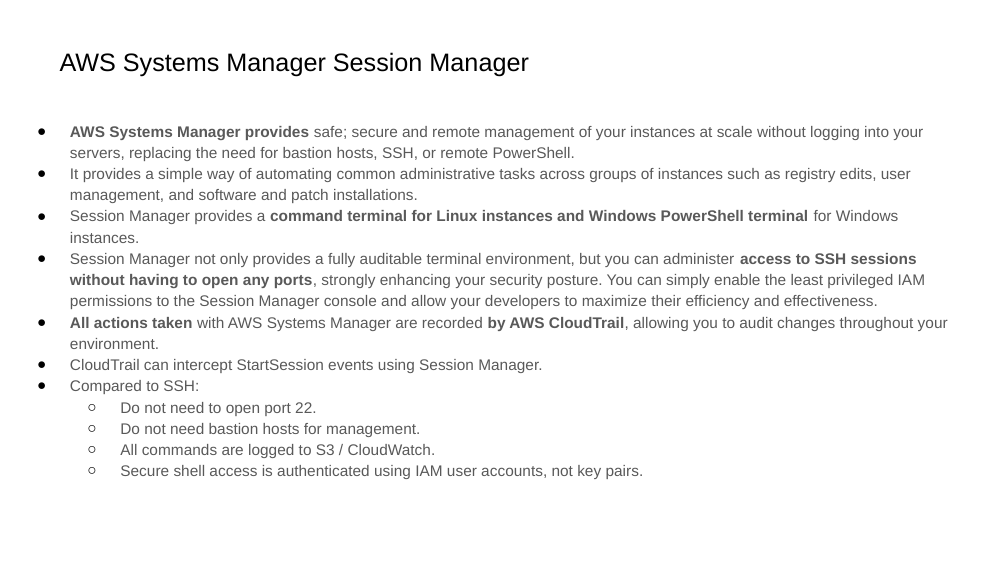
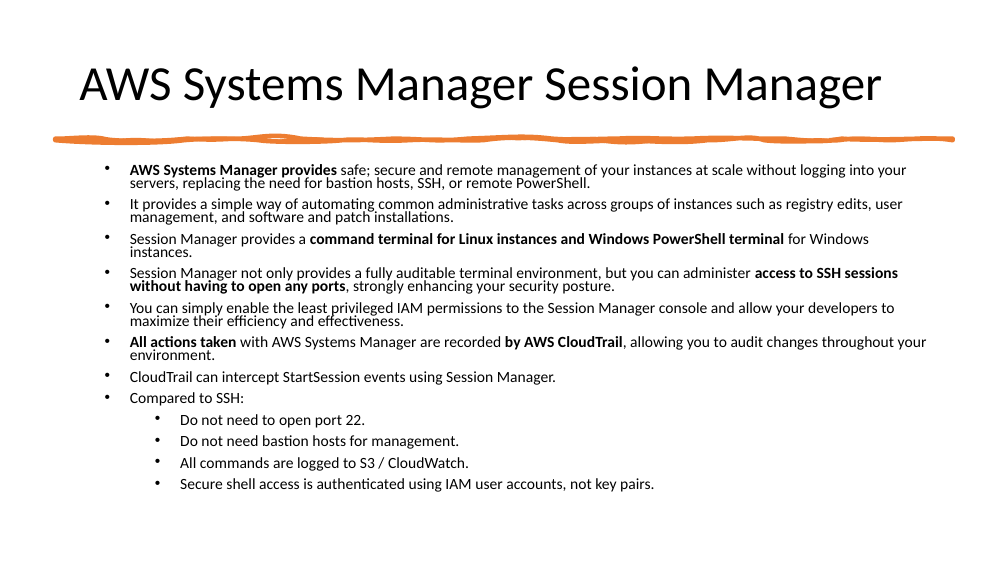
Before and after one commit to IlyaChakun/aws-iba-courses, a slide deck: slide 14 of lecture-materials/Managment&Governance/System-Manager/ssm.pptx (slide 9 before the commit). Drawn at 1008x567 pixels with LibreOffice and Linux fonts; fonts in the diff are those of the drawing. Boxes give left, top, right and bottom in pixels: in the first picture for what was removed or moved away, otherwise in the second. Text is boxed around its words. In the diff, an @@ line names an element or a change of style, - is before the commit and + after.

```diff
--- a/lecture-materials/Managment&Governance/System-Manager/ssm.pptx
+++ b/lecture-materials/Managment&Governance/System-Manager/ssm.pptx
@@ title "AWS Systems Manager Session Manager": place and size @@
-title "AWS Systems Manager Session Manager" at [60,52,528,77]
+title "AWS Systems Manager Session Manager" at [79,66,883,109]
@@ title "AWS Systems Manager Session Manager" at [79,66,883,109]: size 18 to 35 pt, font Arial to Calibri @@
@@ freeform shape added at [55,139,953,140], fill #ED7D31, outline #ED7D31 3.25 pt @@
@@ text "AWS Systems Manager provides safe; ...": place and size @@
-text "AWS Systems Manager provides safe; ..." at [70,126,948,479]
+text "AWS Systems Manager provides safe; ..." at [130,164,927,492]
@@ text at [130,164,927,492]: size 11 to 11.1 pt, font Arial to Calibri, text colour #595959 to #000000 in "AWS Systems Manager provides safe; secure and ...", "It provides a simple way of automating ...", "Session Manager provides a command terminal for ...", "All actions taken with AWS Systems Manager ..." and 6 more places; bullet ● to •; line spacing 1.15 to 0.7; less space between paragraphs; more space between paragraphs; bullet ○ to • @@
@@ text at [130,267,898,329]: text changed; size 11 to 11.1 pt; font Arial to Calibri; text colour #595959 to #000000 @@
-● Session Manager not only provides a fully auditable terminal environment, but you can administer access to SSH sessions without having to open any ports, strongly enhancing your security posture. You can simply enable the least privileged IAM permissions to the Session Manager console and allow your developers to maximize their efficiency and effectiveness.
+• Session Manager not only provides a fully auditable terminal environment, but you can administer access to SSH sessions without having to open any ports, strongly enhancing your security posture.
+• You can simply enable the least privileged IAM permissions to the Session Manager console and allow your developers to maximize their efficiency and effectiveness.
```
Also in this commit, not shown: 15 other slides changed, 10 slides added, 2 slides removed, 24 other files.
